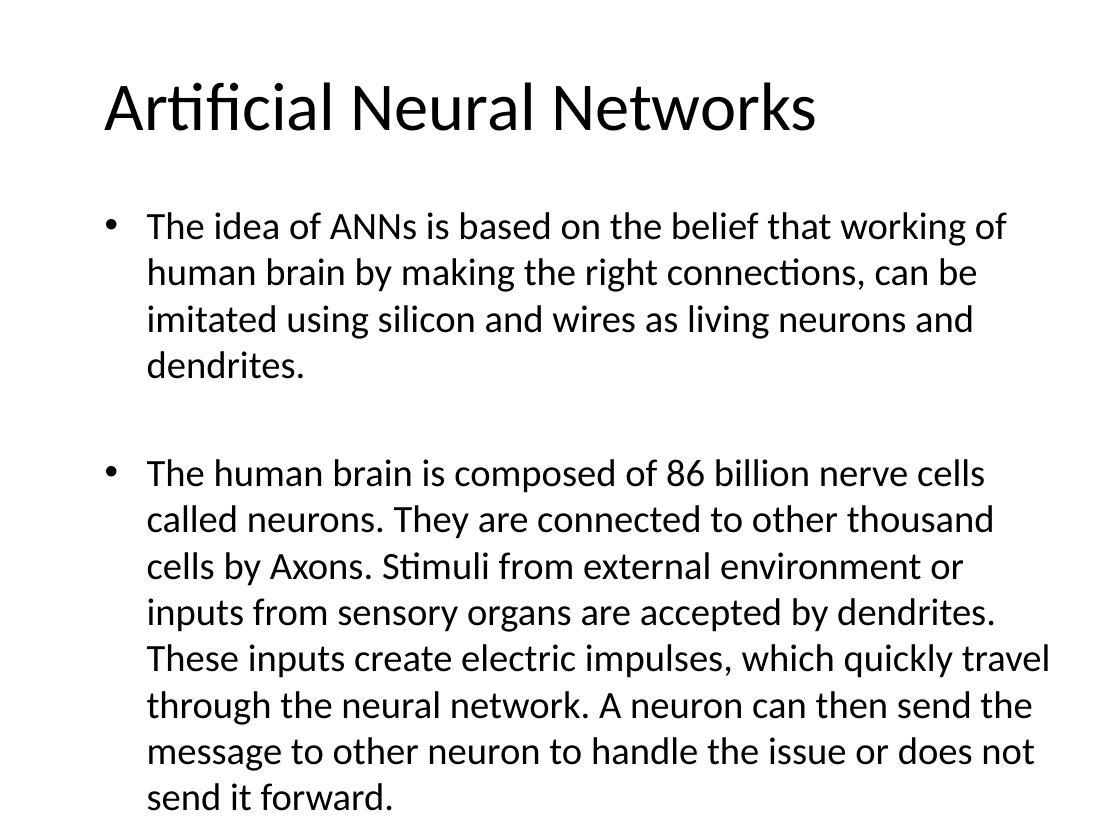
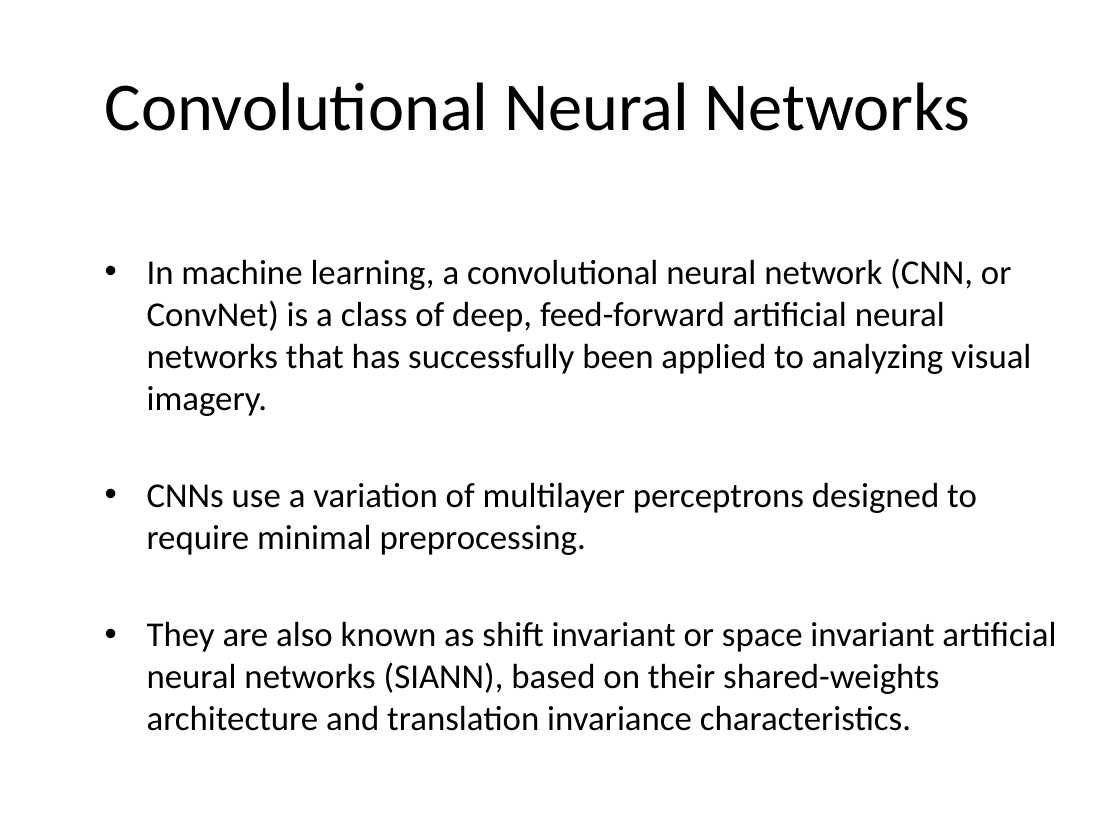
Before and after one commit to JeffRisberg/PythonNotebooksForAI, a slide deck: slide 1 of Documents/80-ConvNeuralNetworks.pptx. Drawn at 1120x840 pixels with LibreOffice and Linux fonts; fonts in the diff are those of the drawing; background and template pictures are left out. Boxes give left, top, right and bottom in pixels: in the first picture for what was removed or moved away, otherwise in the second. Text is boxed around its words. In the diff, an @@ line names an element or a change of style, - is before the commit and + after.

```diff
--- a/Documents/80-ConvNeuralNetworks.pptx
+++ b/Documents/80-ConvNeuralNetworks.pptx
@@ title at (105, 82, 971, 131): text changed @@
-Artificial Neural Networks
+Convolutional Neural Networks
@@ text at (147, 258, 1056, 731): text changed; size 24.8 to 22.4 pt @@
-• The idea of ANNs is based on the belief that working of human brain by making the right connections, can be imitated using silicon and wires as living neurons and dendrites.
-• The human brain is composed of 86 billion nerve cells called neurons. They are connected to other thousand cells by Axons. Stimuli from external environment or inputs from sensory organs are accepted by dendrites. These inputs create electric impulses, which quickly travel through the neural network. A neuron can then send the message to other neuron to handle the issue or does not send it forward.
+• In machine learning, a convolutional neural network (CNN, or ConvNet) is a class of deep, feed-forward artificial neural networks that has successfully been applied to analyzing visual imagery.
+• CNNs use a variation of multilayer perceptrons designed to require minimal preprocessing.
+• They are also known as shift invariant or space invariant artificial neural networks (SIANN), based on their shared-weights architecture and translation invariance characteristics.
```
Also in this commit, not shown: 7 slides added, 5 slides removed.
